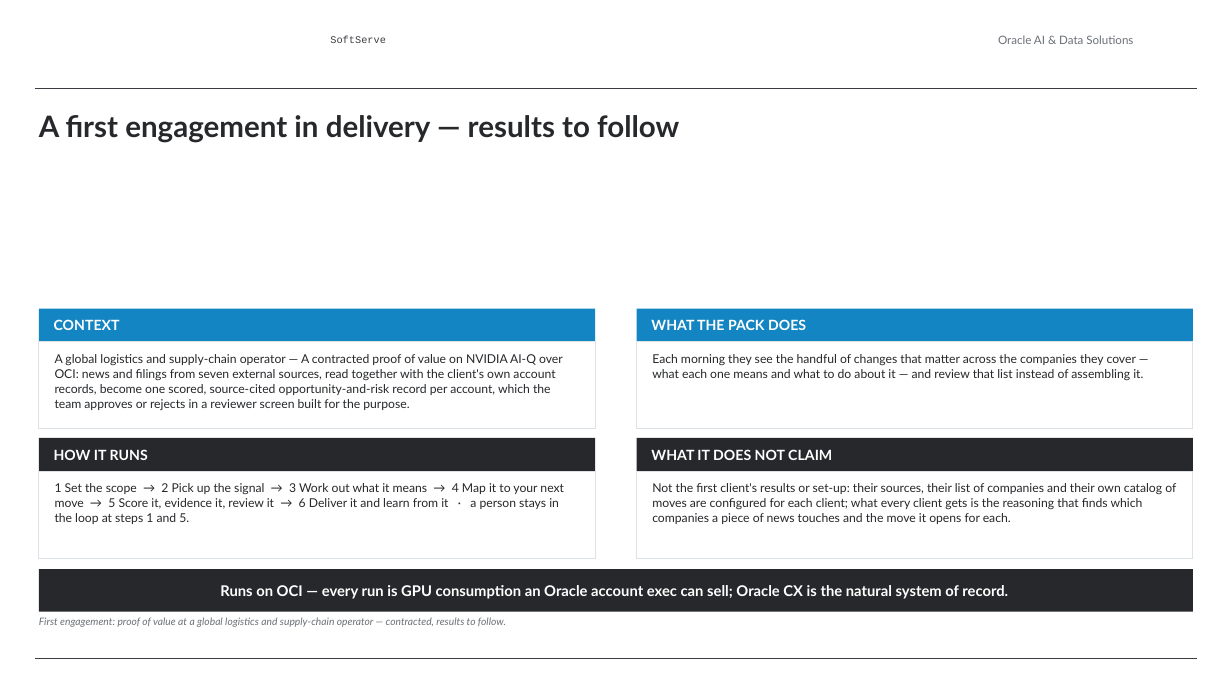
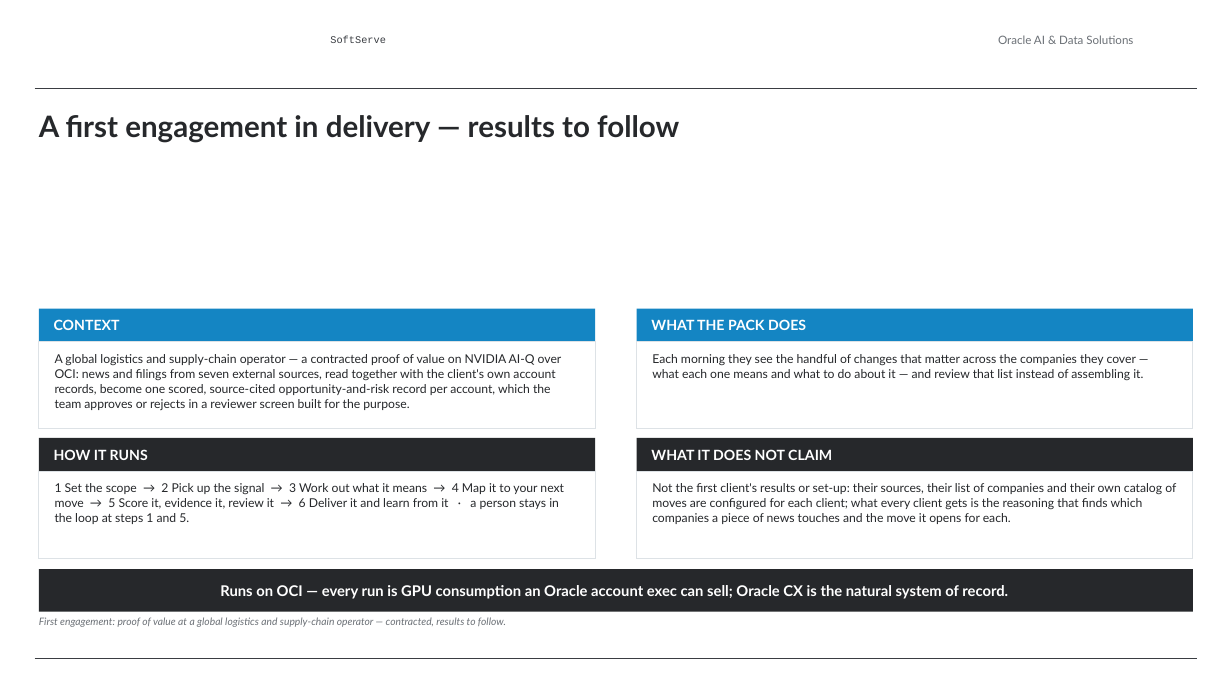
Before and after one commit to alexey-orlov/AO-Personal-OS, a slide deck: slide 5 of outputs/oracle-packs/account-insights/artifacts/account-insights-sales-deck.pptx. Drawn at 1232x693 pixels with LibreOffice and Linux fonts; fonts in the diff are those of the drawing; background and template pictures are left out. Boxes give left, top, right and bottom in pixels: in the first picture for what was removed or moved away, otherwise in the second. Text is boxed around its words. In the diff, an @@ line names an element or a change of style, - is before the commit and + after.

Commit message:
autosync: KN7X2Y65NX 2026-09-23 11:03 (1 changed)

```diff
--- a/outputs/oracle-packs/account-insights/artifacts/account-insights-sales-deck.pptx
+++ b/outputs/oracle-packs/account-insights/artifacts/account-insights-sales-deck.pptx
@@ text at (55,354,562,410): text changed @@
-A global logistics and supply-chain operator — A contracted proof of value on NVIDIA AI-Q over OCI: news and filings from seven external sources, read together with the client's own account records, become one scored, source-cited opportunity-and-risk record per account, which the team approves or rejects in a reviewer screen built for the purpose.
+A global logistics and supply-chain operator — a contracted proof of value on NVIDIA AI-Q over OCI: news and filings from seven external sources, read together with the client's own account records, become one scored, source-cited opportunity-and-risk record per account, which the team approves or rejects in a reviewer screen built for the purpose.
```
